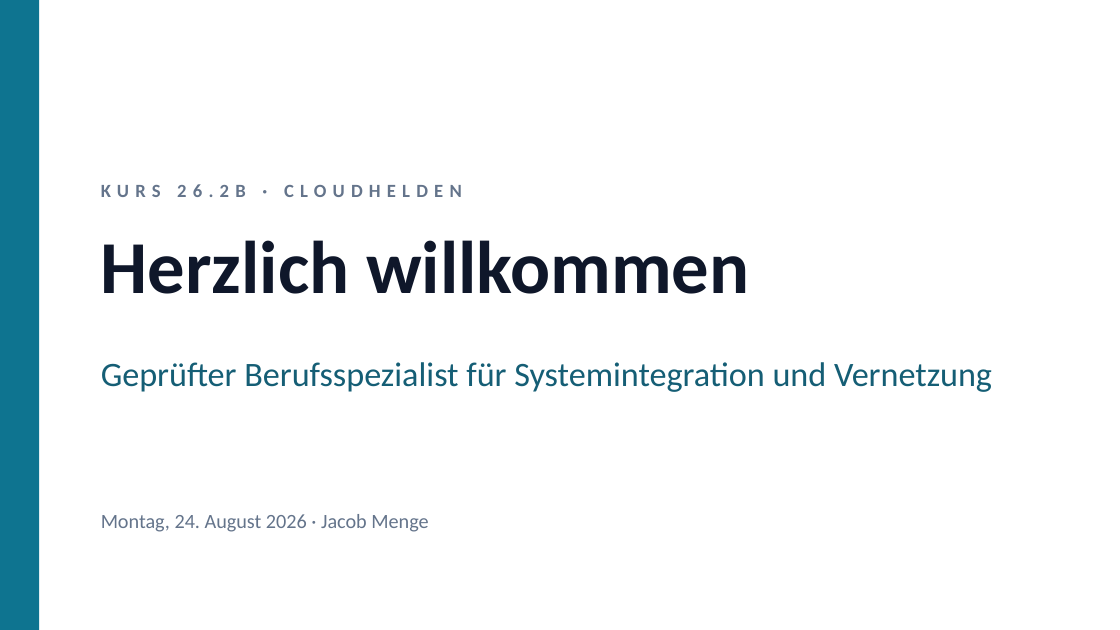
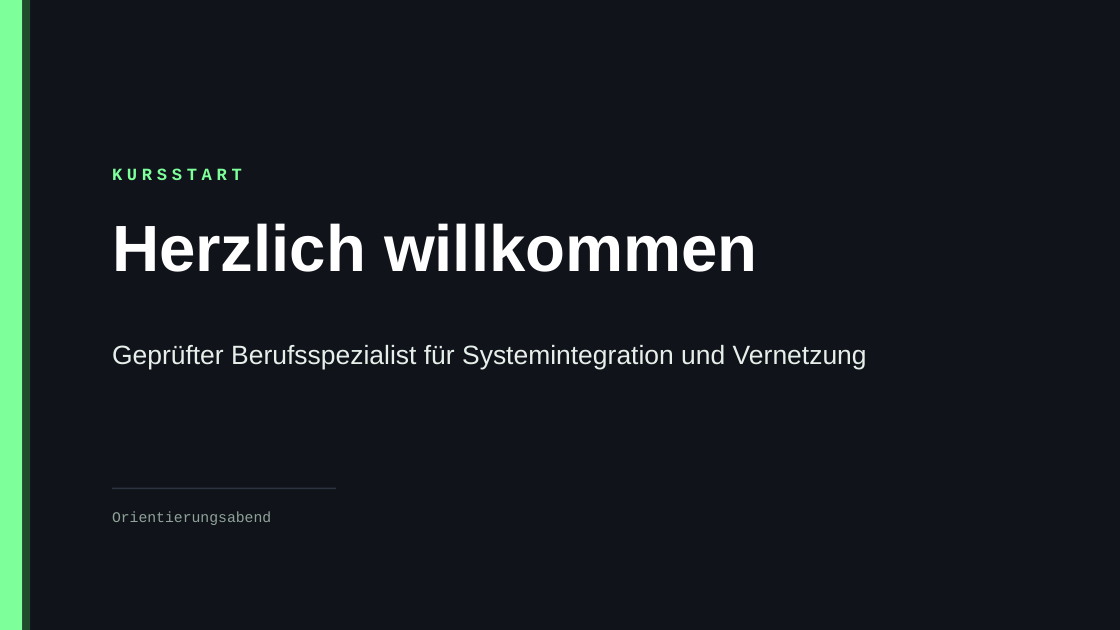
Before and after one commit to JacobMenge/kurs-unterlagen, a slide deck: slide 1 of folien/dist/00-orientierung.pptx. Drawn at 1120x630 pixels with LibreOffice and Linux fonts; fonts in the diff are those of the drawing. Boxes give left, top, right and bottom in pixels: in the first picture for what was removed or moved away, otherwise in the second. Text is boxed around its words. In the diff, an @@ line names an element or a change of style, - is before the commit and + after.

Commit message:
folien: dunkles design im terminal-look, themenfarben, kennzahlen und kapiteltrenner

```diff
--- a/folien/dist/00-orientierung.pptx
+++ b/folien/dist/00-orientierung.pptx
@@ background #FFFFFF to #10131A @@
@@ rectangle: place and size @@
-rectangle at bbox=[0, 0, 39, 629]
+rectangle at bbox=[0, 0, 22, 629]
@@ rectangle at bbox=[0, 0, 22, 629]: fill #0E7490 to #7DFF9A @@
@@ rectangle added at bbox=[22, 0, 30, 629], fill #1F4A2B @@
@@ text added at bbox=[112, 168, 242, 180], 11 pt, text #7DFF9A, bold @@
+KURSSTART
@@ text removed at bbox=[101, 184, 462, 197] @@
-KURS 26.2B · CLOUDHELDEN
@@ text "Herzlich willkommen": place and size @@
-text "Herzlich willkommen" at bbox=[101, 240, 749, 294]
+text "Herzlich willkommen" at bbox=[112, 223, 758, 272]
@@ text "Herzlich willkommen" at bbox=[112, 223, 758, 272]: size 48 to 42 pt, font Calibri to Arial, text colour #0F172A to #FFFFFF @@
@@ text "Geprüfter Berufsspezialist für Systemintegration und ...": place and size @@
-text "Geprüfter Berufsspezialist für Systemintegration und ..." at bbox=[101, 362, 992, 392]
+text "Geprüfter Berufsspezialist für Systemintegration und ..." at bbox=[112, 345, 867, 370]
@@ text "Geprüfter Berufsspezialist für Systemintegration und ..." at bbox=[112, 345, 867, 370]: size 22 to 17 pt, font Calibri to Arial, text colour #155E75 to #E6EFE9 @@
@@ line added from (112, 488) to (336, 488), #2C3442 1 pt @@
@@ text removed at bbox=[101, 514, 428, 532] @@
-Montag, 24. August 2026 · Jacob Menge
@@ text added at bbox=[112, 511, 271, 525], 9.5 pt, text #8FA398 @@
+Orientierungsabend
```
Also in this commit, not shown: 22 other slides changed, 11 other files.
